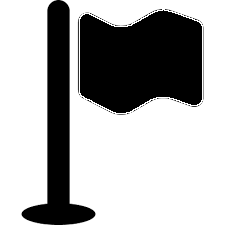
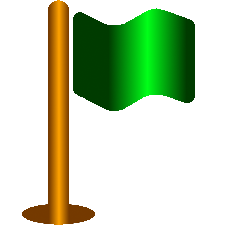
Before/after of a 225 × 225 layered artwork. What changed in the layer stack:
removed layer "images.png" over left=21, top=0, right=204, bottom=225
added layer "Calque Copié #1" above "Calque Copié" over left=22, top=0, right=95, bottom=225
added layer "Calque Copié" over left=73, top=8, right=195, bottom=111
